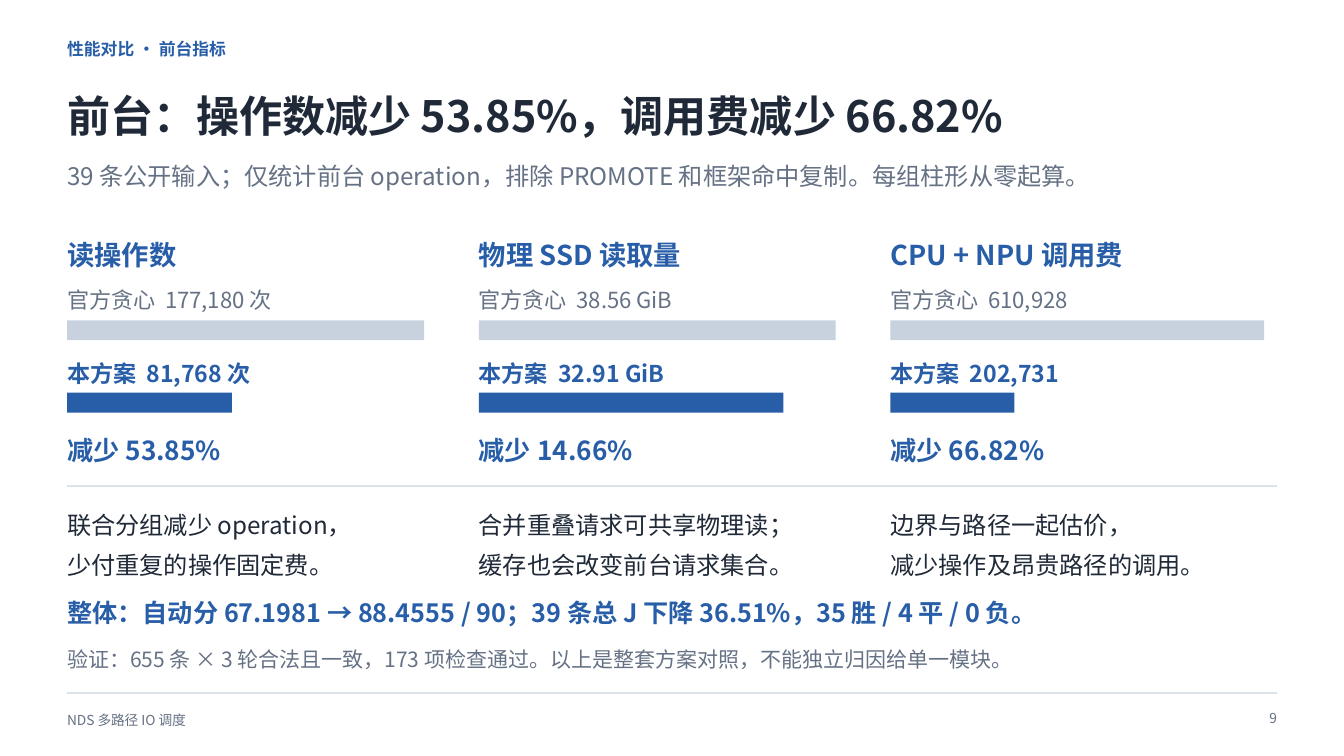
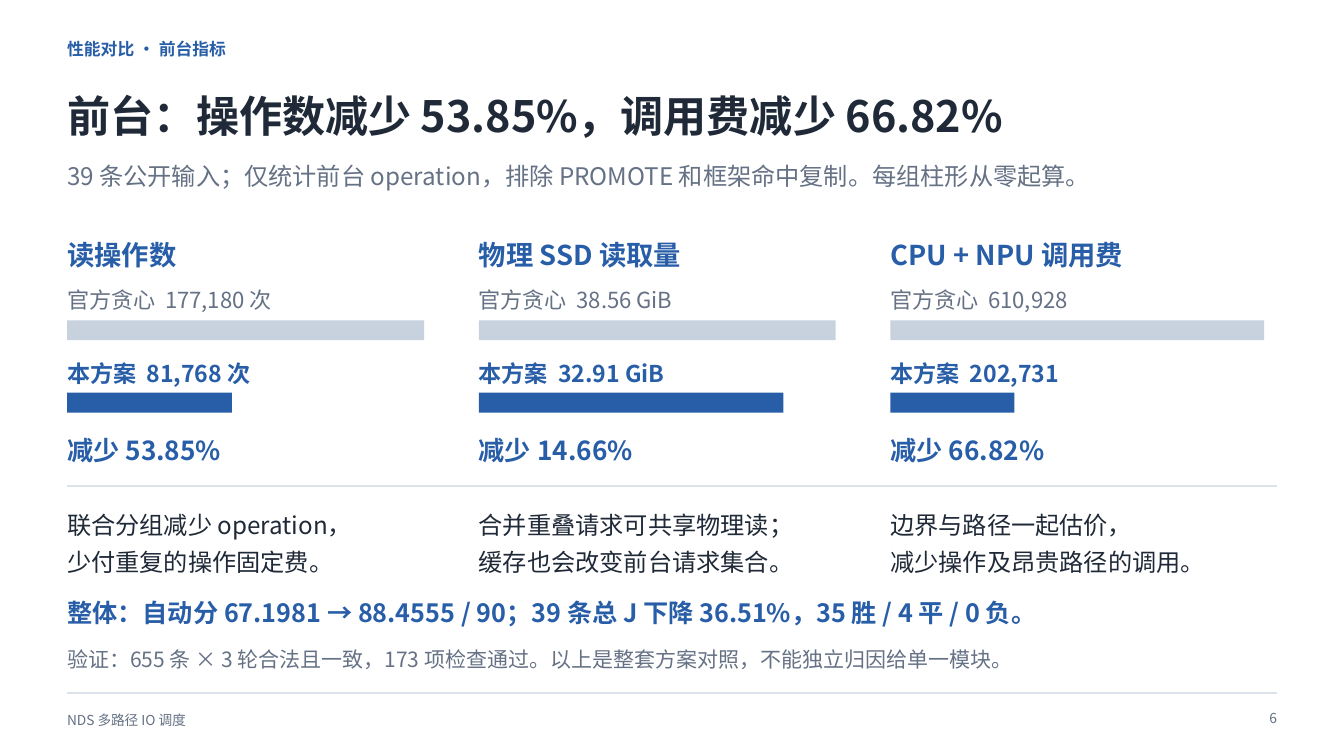
Before and after one commit to dpj135/hackathon, a slide deck: slide 7 of submissions/kaisennhu/07_答辩PPT/答辩介绍.pptx (slide 10 before the commit). Drawn at 1344x756 pixels with LibreOffice and Linux fonts; fonts in the diff are those of the drawing. Boxes give left, top, right and bottom in pixels: in the first picture for what was removed or moved away, otherwise in the second. Text is boxed around its words. In the diff, an @@ line names an element or a change of style, - is before the commit and + after.

Commit message:
docs: 精简答辩为八页并补全请求整理流程

```diff
--- a/submissions/kaisennhu/07_答辩PPT/答辩介绍.pptx
+++ b/submissions/kaisennhu/07_答辩PPT/答辩介绍.pptx
@@ less space between paragraphs in 3 elements at [67,513,352,573], [479,513,793,573], [890,513,1204,573] @@
@@ text at [1269,713,1277,723]: text changed @@
-9
+6
```
Also in this commit, not shown: 5 other slides changed, 2 slides added, 5 slides removed, 5 other files.
